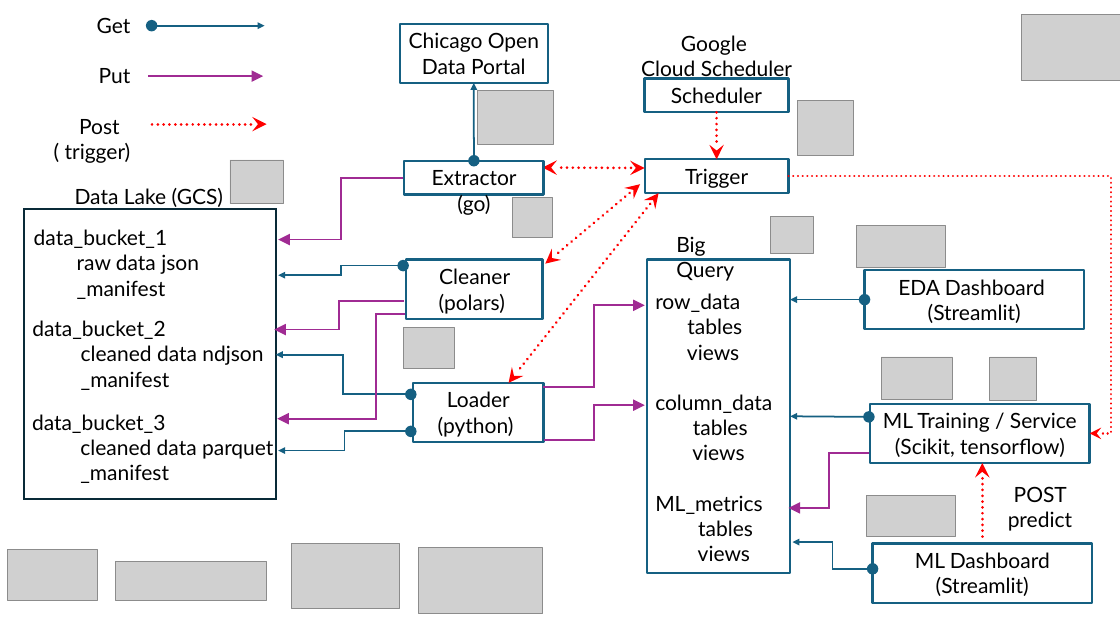
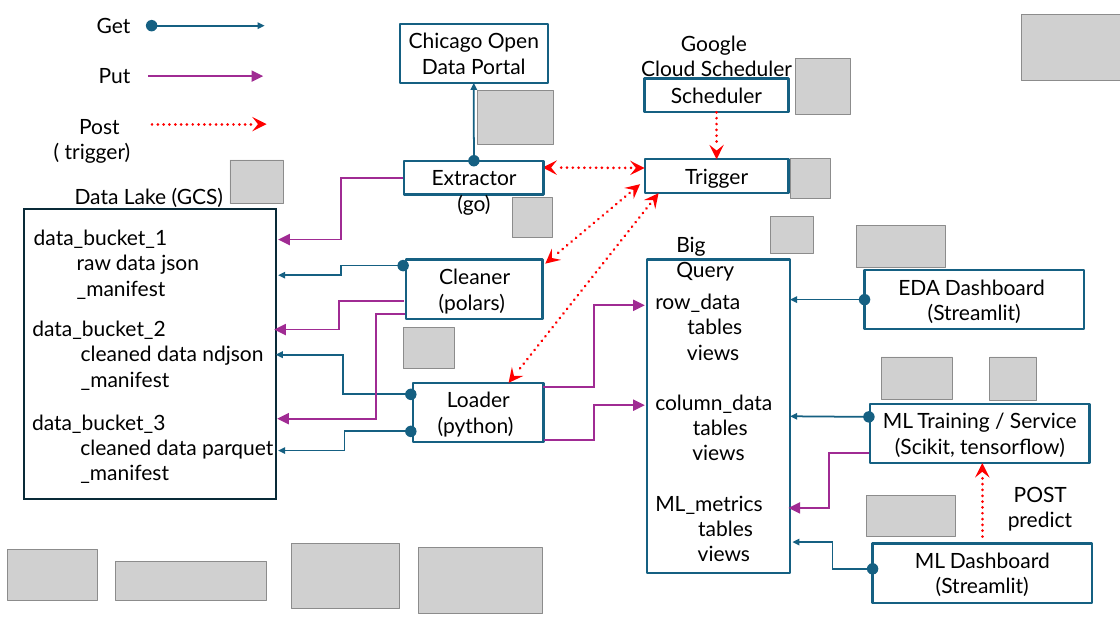
Before and after one commit to malawley/hygiene_prediction_clean, a slide deck: slide 2 of docs/pipeline_scematic.pptx. Drawn at 1120x630 pixels with LibreOffice and Linux fonts; fonts in the diff are those of the drawing; grey boxes stand for pictures. Boxes give left, top, right and bottom in pixels: in the first picture for what was removed or moved away, otherwise in the second. Text is boxed around its words. In the diff, an @@ line names an element or a change of style, - is before the commit and + after.

```diff
--- a/docs/pipeline_scematic.pptx
+++ b/docs/pipeline_scematic.pptx
@@ picture: place and size @@
-picture at box(798, 100, 854, 155)
+picture at box(796, 59, 851, 114)
@@ elbow arrow removed from (789, 176) to (1090, 434) @@
@@ picture added at box(791, 158, 831, 198) @@
```
Also in this commit, not shown: 31 other files.
